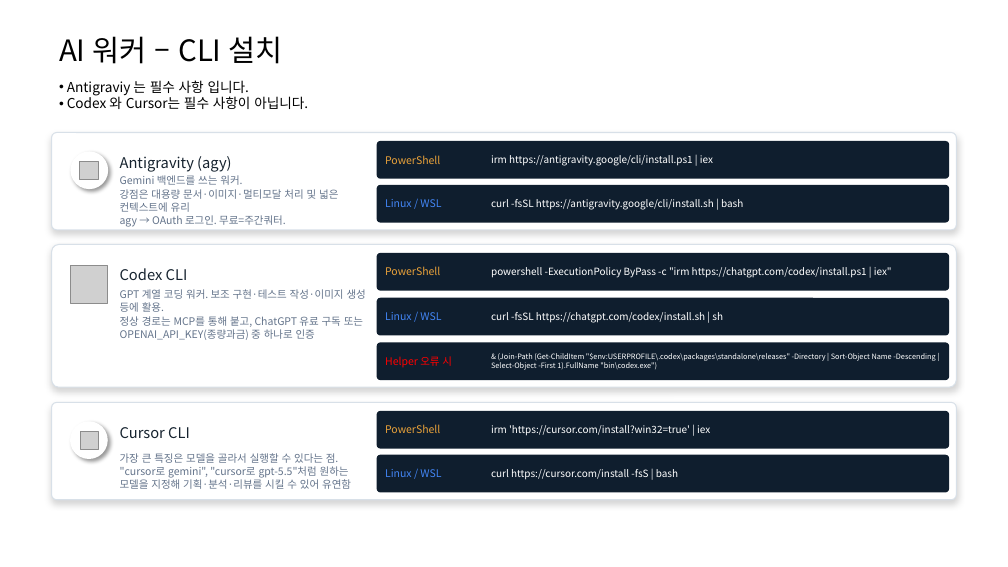
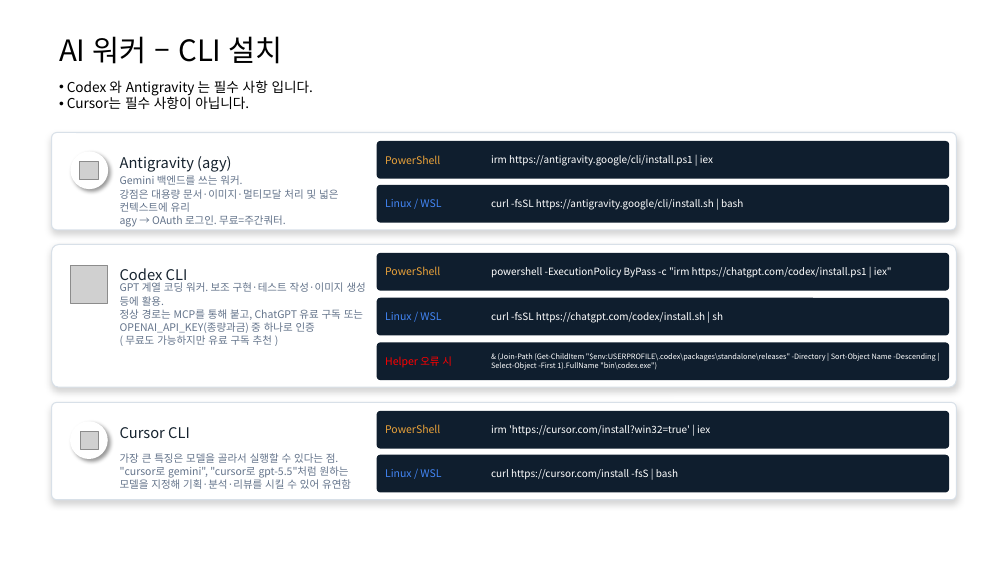
Before and after one commit to 313DEVGRP/Java-Service-Tree-Framework, a slide deck: slide 3 of Multi_Sub_Agent_USE_Manual_v1.0.pptx. Drawn at 1008x567 pixels with LibreOffice and Linux fonts; fonts in the diff are those of the drawing; grey boxes stand for pictures. Boxes give left, top, right and bottom in pixels: in the first picture for what was removed or moved away, otherwise in the second. Text is boxed around its words. In the diff, an @@ line names an element or a change of style, - is before the commit and + after.

```diff
--- a/Multi_Sub_Agent_USE_Manual_v1.0.pptx
+++ b/Multi_Sub_Agent_USE_Manual_v1.0.pptx
@@ text at <box>67,80,313,109</box>: text changed @@
-• Antigraviy 는 필수 사항 입니다.
-• Codex 와 Cursor는 필수 사항이 아닙니다.
+• Codex 와 Antigravity 는 필수 사항 입니다.
+• Cursor는 필수 사항이 아닙니다.
@@ text at <box>125,335,272,345</box>: paragraph added @@
+( 무료도 가능하지만 유료 구독 추천 )
```
Also in this commit, not shown: 6 other slides changed, 4 slides added.
